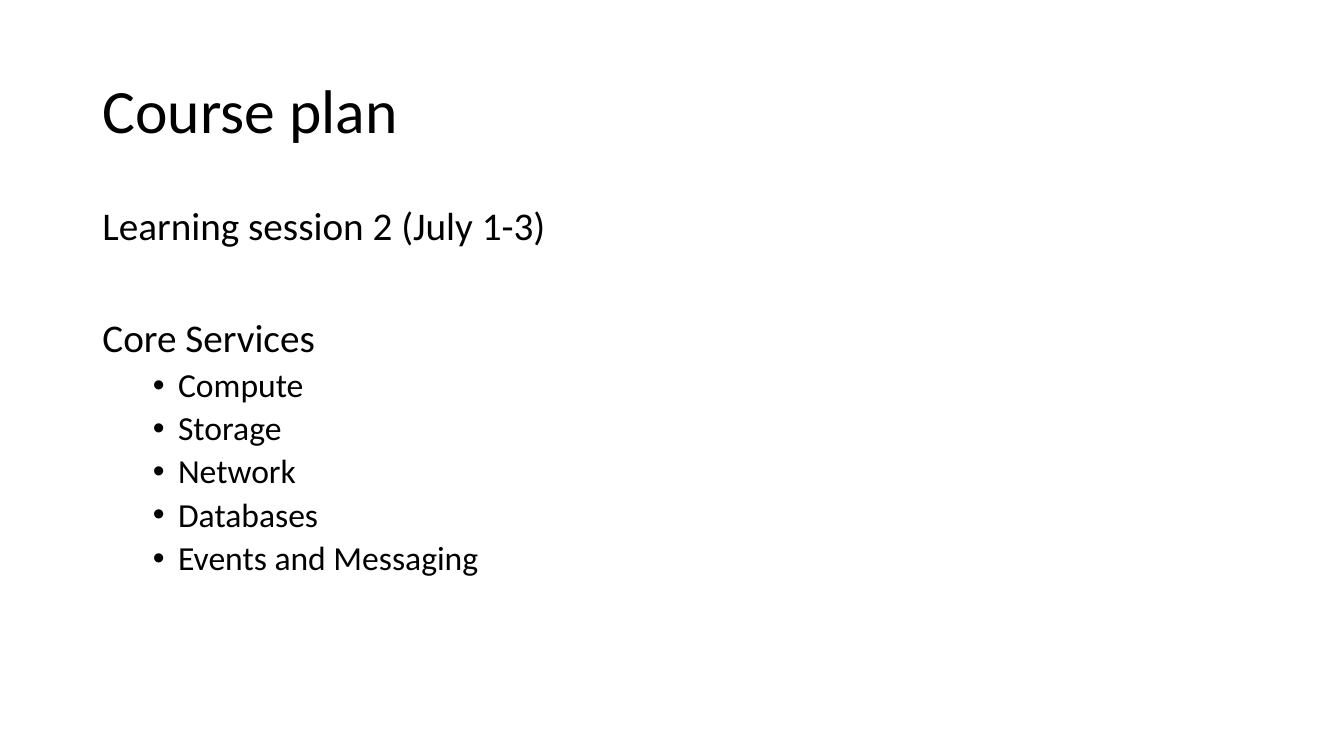
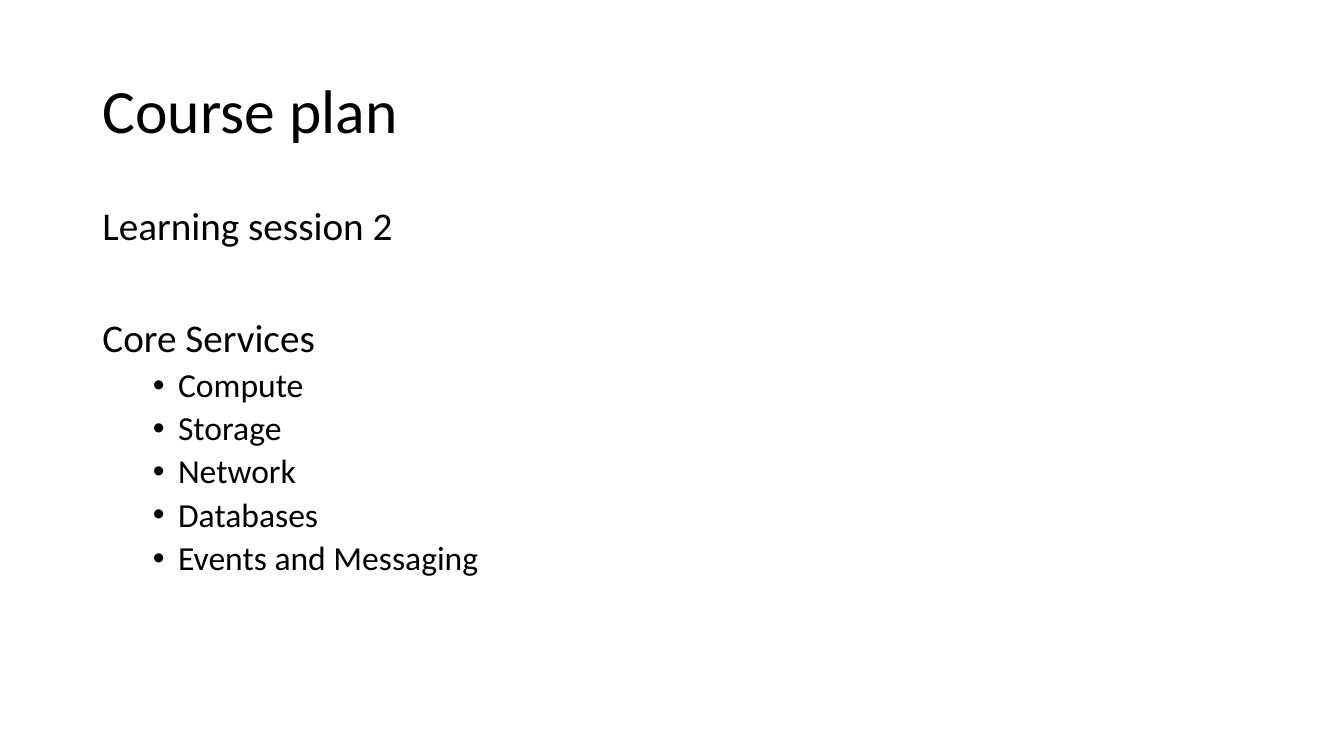
Before and after one commit to v1r7u/cloud_computing_old, a slide deck: slide 8 of presentations/01_Introduction.pptx. Drawn at 1344x756 pixels with LibreOffice and Linux fonts; fonts in the diff are those of the drawing. Boxes give left, top, right and bottom in pixels: in the first picture for what was removed or moved away, otherwise in the second. Text is boxed around its words. In the diff, an @@ line names an element or a change of style, - is before the commit and + after.

```diff
--- a/presentations/01_Introduction.pptx
+++ b/presentations/01_Introduction.pptx
@@ text at (102, 213, 393, 247): text changed @@
-Learning session 2 (July 1-3)
+Learning session 2
```
Also in this commit, not shown: 12 other slides changed, 6 other files.
